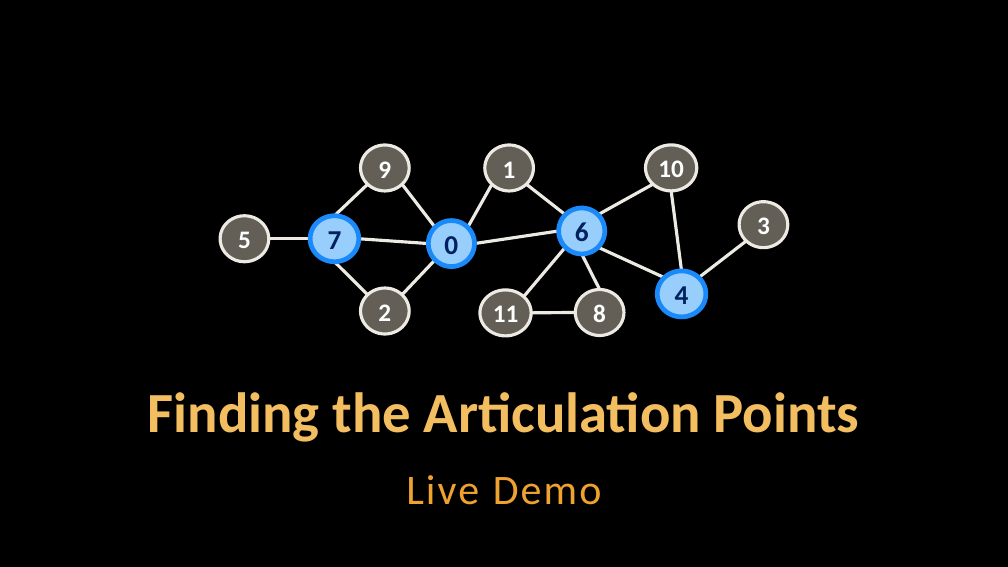
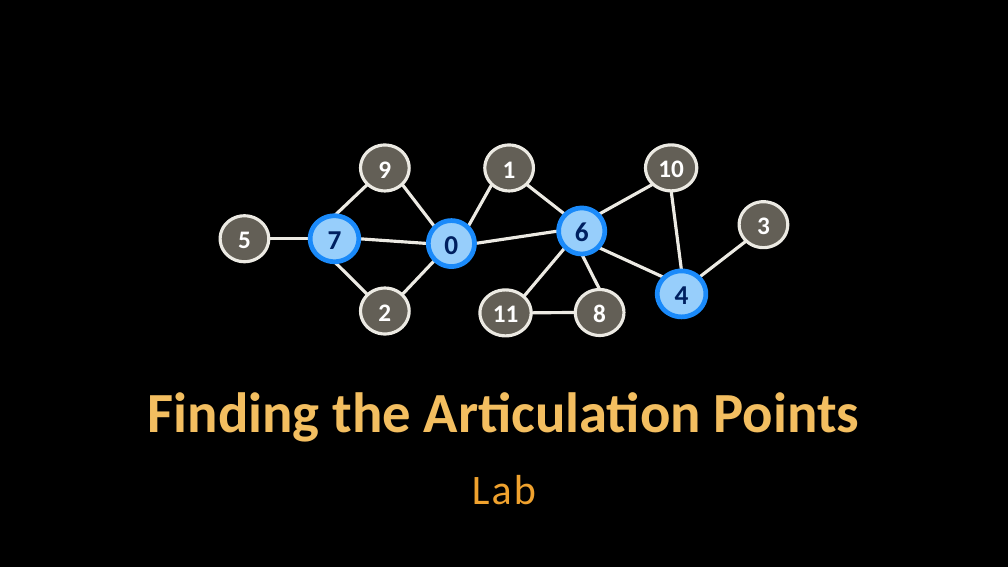
Before and after one commit to Martin-BG/SoftUni-Algorithms, a slide deck: slide 14 of 18. Advanced Graph Algorithms - Part II/09. Advanced-Graph-Algorithms-Part-II.pptx. Drawn at 1008x567 pixels with LibreOffice and Linux fonts; fonts in the diff are those of the drawing; background and template pictures are left out. Boxes give left, top, right and bottom in pixels: in the first picture for what was removed or moved away, otherwise in the second. Text is boxed around its words. In the diff, an @@ line names an element or a change of style, - is before the commit and + after.

```diff
--- a/18. Advanced Graph Algorithms - Part II/09. Advanced-Graph-Algorithms-Part-II.pptx
+++ b/18. Advanced Graph Algorithms - Part II/09. Advanced-Graph-Algorithms-Part-II.pptx
@@ text at (x1=472, y1=475, x2=536, y2=505): text changed @@
-Live Demo
+Lab
```
Also in this commit, not shown: 2 other slides changed, 1 other file.
